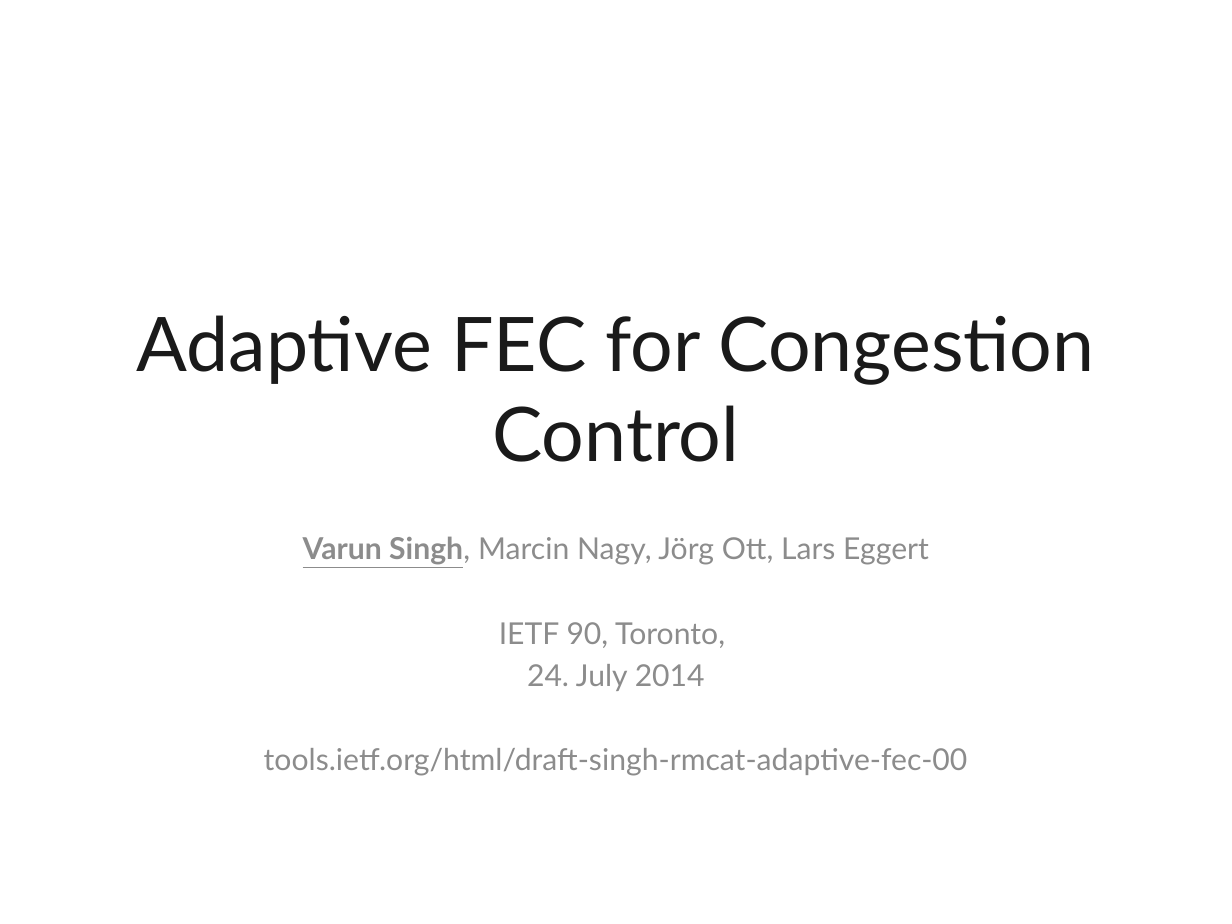
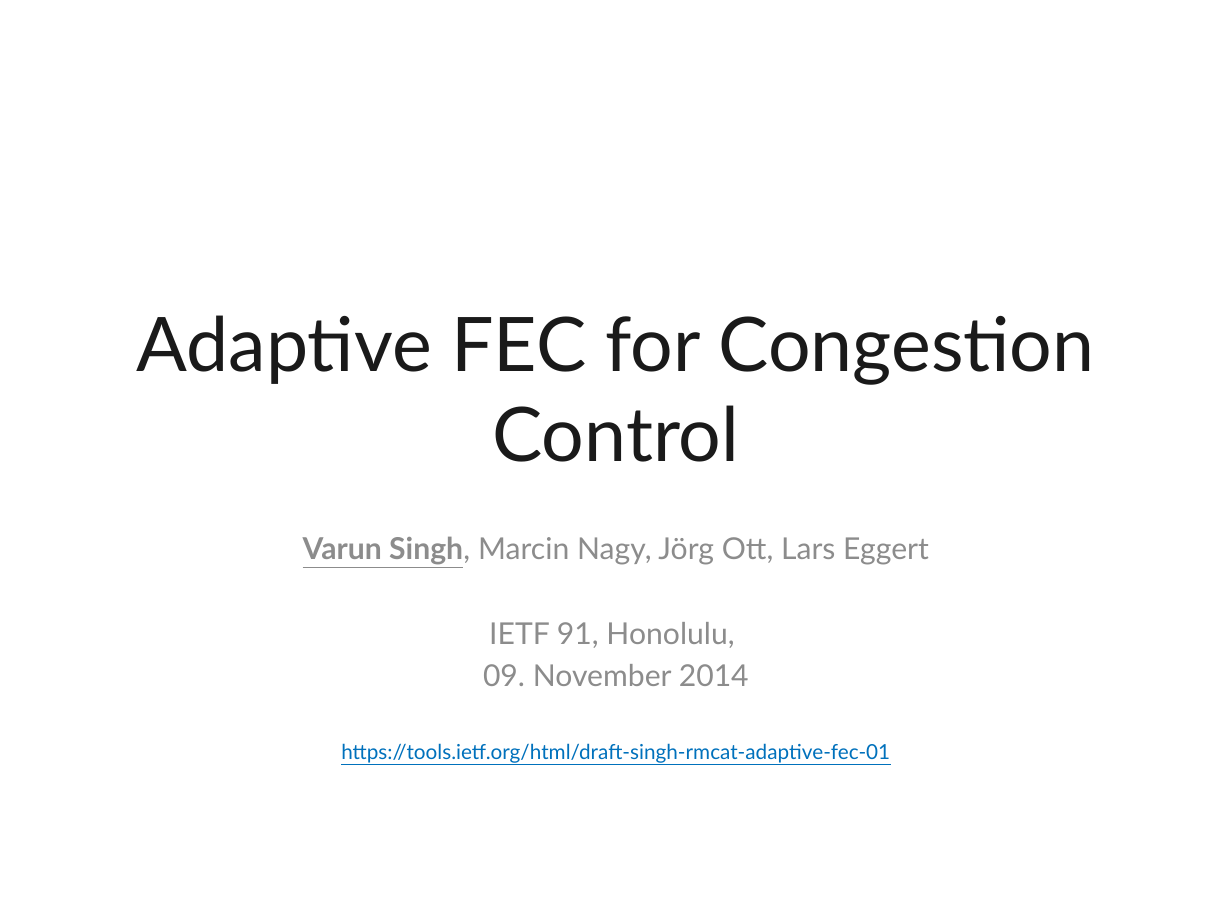
Before and after one commit to protocols-comnet/rmcat-adaptive-fec, a slide deck: slide 1 of presentations/91-rmcat-adaptive-fec.pptx. Drawn at 1232x924 pixels with LibreOffice and Linux fonts; fonts in the diff are those of the drawing. Boxes give left, top, right and bottom in pixels: in the first picture for what was removed or moved away, otherwise in the second. Text is boxed around its words. In the diff, an @@ line names an element or a change of style, - is before the commit and + after.

Commit message:
added results from @marcinag for adaptive fec

```diff
--- a/presentations/91-rmcat-adaptive-fec.pptx
+++ b/presentations/91-rmcat-adaptive-fec.pptx
@@ subtitle at box(341, 622, 890, 763): text changed; size 17.6 to 12.1 pt; text colour #8D8D8D to #0071BC @@
-IETF 90, Toronto,
-24. July 2014
-tools.ietf.org/html/draft-singh-rmcat-adaptive-fec-00
+IETF 91, Honolulu,
+09. November 2014
+https://tools.ietf.org/html/draft-singh-rmcat-adaptive-fec-01
```
Also in this commit, not shown: 4 other slides changed, 11 slides added.
